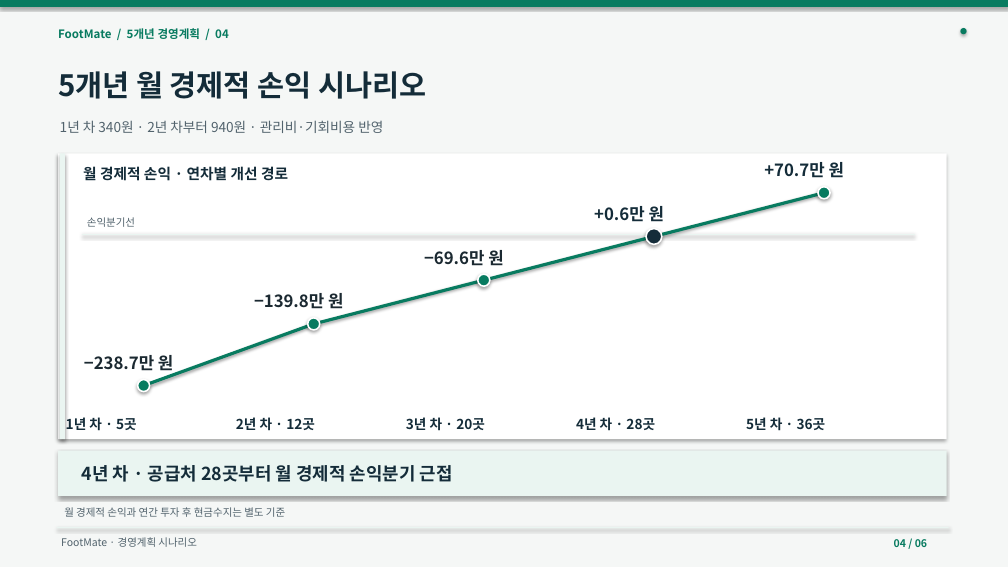
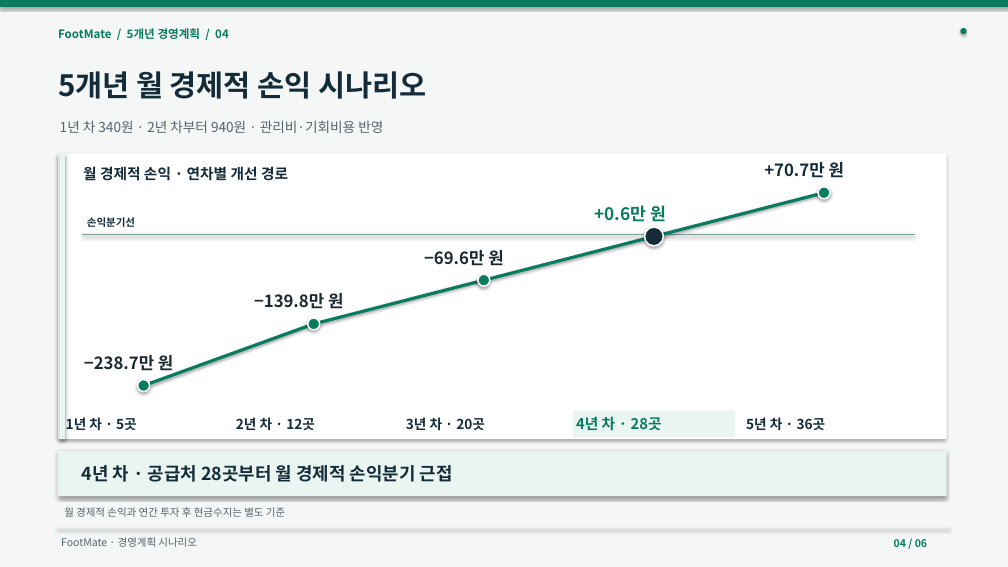
Before and after one commit to dohyunkimmm/footmate-case-study, a slide deck: slide 4 of src/case-study/downloads/footmate_5year_strategy.pptx. Drawn at 1008x567 pixels with LibreOffice and Linux fonts; fonts in the diff are those of the drawing. Boxes give left, top, right and bottom in pixels: in the first picture for what was removed or moved away, otherwise in the second. Text is boxed around its words. In the diff, an @@ line names an element or a change of style, - is before the commit and + after.

```diff
--- a/src/case-study/downloads/footmate_5year_strategy.pptx
+++ b/src/case-study/downloads/footmate_5year_strategy.pptx
@@ text "+0.6만 원" at <box>594,205,666,222</box>: size 16 to 16.4 pt, text colour #142C39 to #087B60 @@
@@ line (82, 234) - (915, 234): stroke #EAF5F1 1.5 pt to #7C9F97 1.6 pt @@
@@ text "손익분기선" at <box>87,217,135,227</box>: text colour #52636D to #142C39, bold on @@
@@ rectangle "4년 차 · 28곳": place and size @@
-rectangle "4년 차 · 28곳" at <box>576,417,655,431</box>
+rectangle "4년 차 · 28곳" at <box>573,411,735,437</box>
@@ rectangle "4년 차 · 28곳" at <box>573,411,735,437</box>: size 13 to 14 pt, text colour #142C39 to #087B60; fill none to #EAF5F1 @@
```
Also in this commit, not shown: 10 other files.
